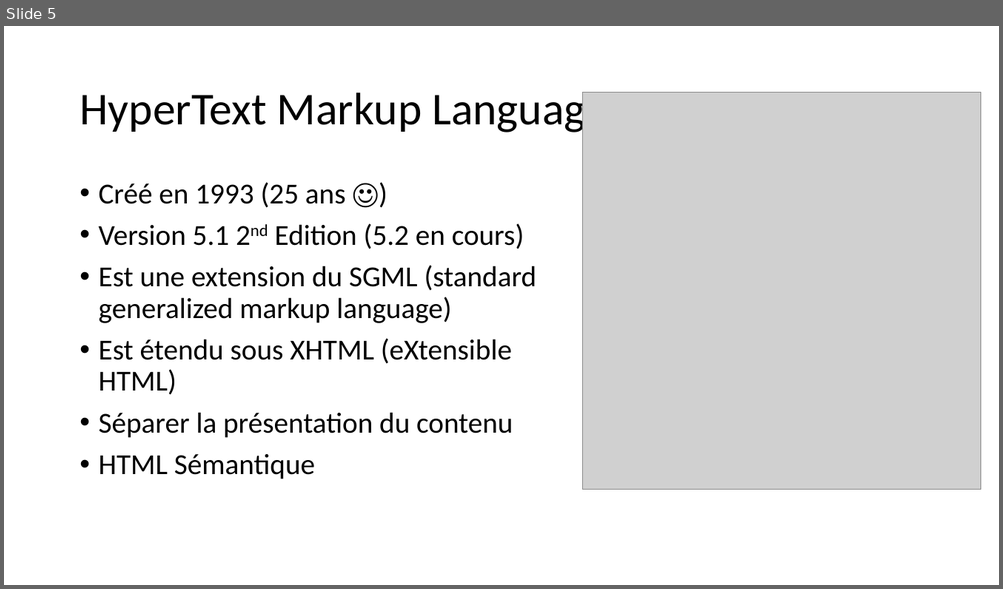
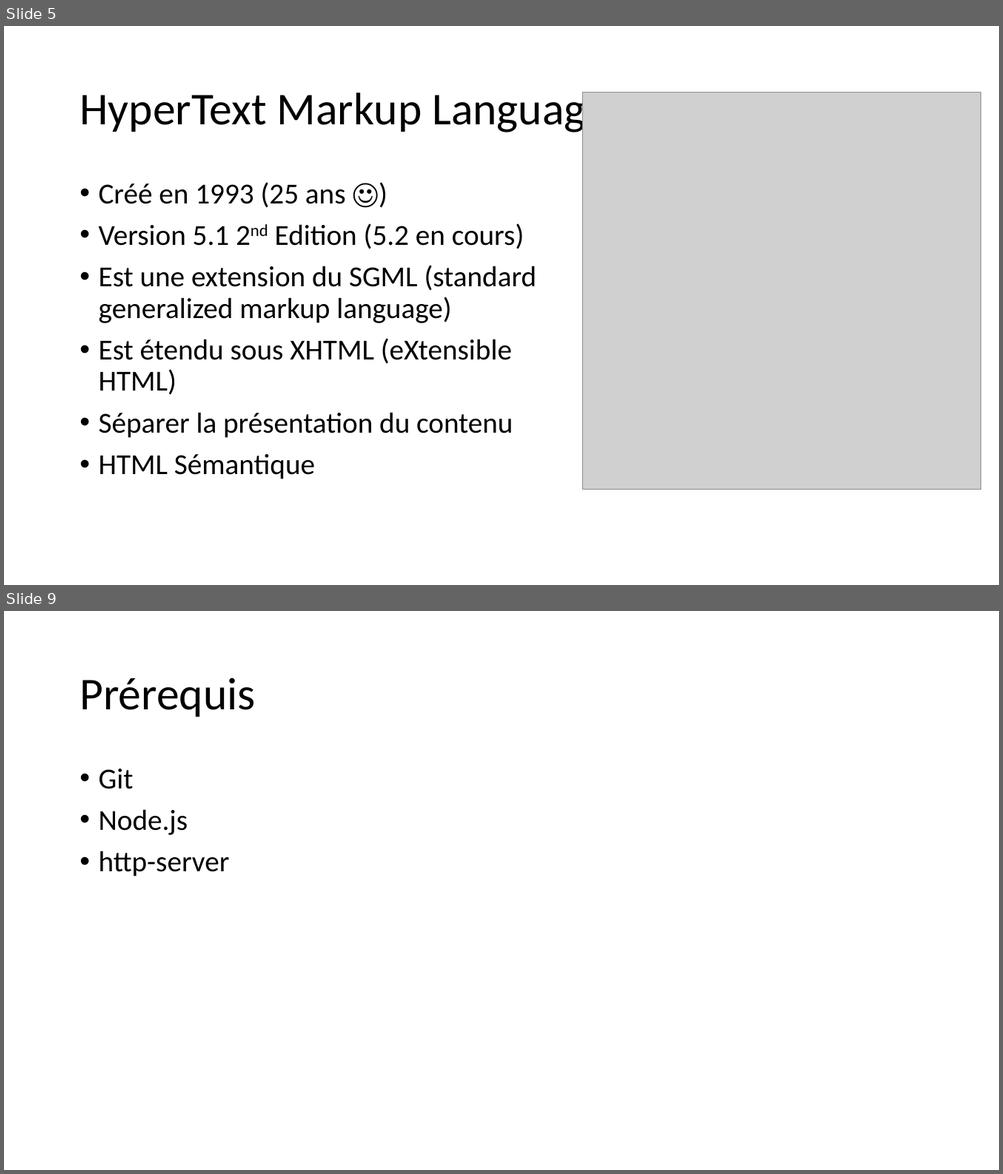
Before and after one commit to fragmatyc/SAAQ, a slide deck: HTML/1. Présentation/Cours HTML - v1.0.pptx. Shown one above the other, each under a label of ours: slide 5 before the commit, slides 5 and 9 after it; the slides between them are not shown. The pictures are 1003x589 and 1003x1174 pixels, drawn with LibreOffice and Linux fonts; fonts in the diff are those of the drawing; grey boxes stand for pictures. Boxes give left, top, right and bottom in pixels: in the first picture for what was removed or moved away, otherwise in the second. Text is boxed around its words. In the diff, an @@ line names an element or a change of style, - is before the commit and + after.

```diff
--- a/HTML/1. Présentation/Cours HTML - v1.0.pptx
+++ b/HTML/1. Présentation/Cours HTML - v1.0.pptx
@@ slide 9 added at (4,611,999,1170), background #FFFFFF @@
@@ title added at (79,678,255,717), 44 pt, text #000000 @@
+Prérequis
@@ text added at (99,769,230,877), 28 pt, text #000000 @@
+• Git
+• Node.js
+• http-server
```
Also in this commit, not shown: 1 slide changed, 2 other slides added, 4 other files.
